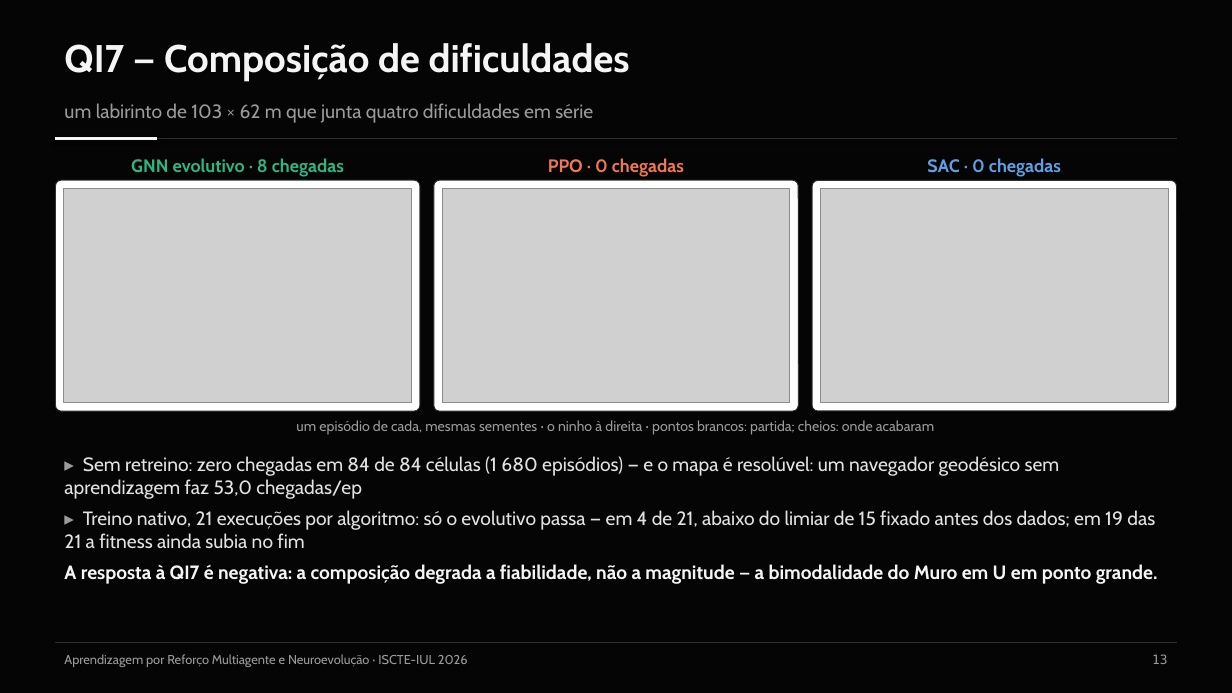
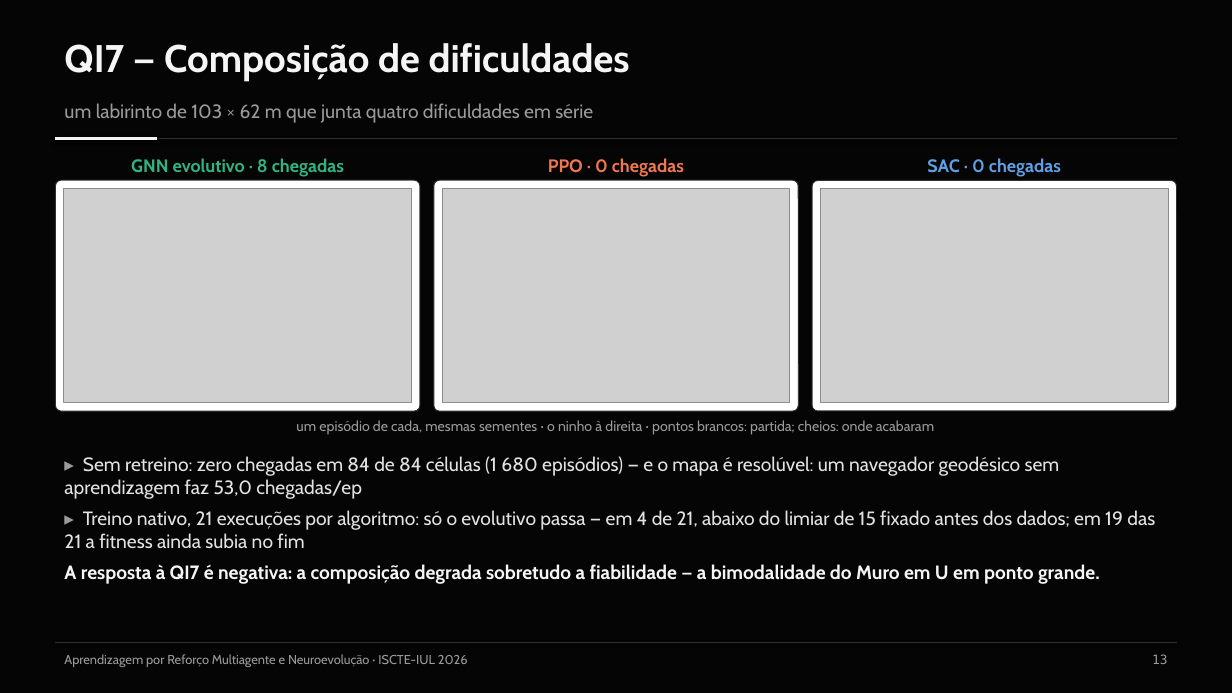
Before and after one commit to Pombo2001/swarm-robotics-tese, a slide deck: slide 14 of Defesa/slides_defesa.pptx. Drawn at 1232x693 pixels with LibreOffice and Linux fonts; fonts in the diff are those of the drawing; grey boxes stand for pictures. Boxes give left, top, right and bottom in pixels: in the first picture for what was removed or moved away, otherwise in the second. Text is boxed around its words. In the diff, an @@ line names an element or a change of style, - is before the commit and + after.

Commit message:
fix(tese,defesa): a tese deixa de afirmar o que o código e os dados não sustentam
Leitura integral «como júri», com cada ponto verificado no código, no git e
no PDF antes de corrigir.

- Observação: dizia-se «estritamente local» e «sem acesso ao estado
  global». O swarm_env_3d.py dá a cada agente a direção e a distância de
  TODOS os outros, sem raio nem oclusão. Local é só a perceção dos
  obstáculos. Corrigido em §3/§4/§5, com uma limitação nova em §7.3.
- QI2: «isola experimentalmente» representação e otimizador → não isola,
  porque o grafo só existe no evolutivo.
- QI5: «de 0 % para 100 %» não tem suporte. Na campanha de 28 jun
  (fitness antiga, recompensa nova, LiDAR 8 m), 3 das 12 execuções dos
  gargalos chegaram ao ninho no treino. Passa a «3/12 → 28/28», declarado
  como comparação entre campanhas (mudou também o σ; não houve avaliação
  determinística). O verificar_protocolo.py ganha a exceção do 12, com a
  fonte.
- QI7: «degrada a fiabilidade, não a magnitude» não tinha termo de
  comparação → «sobretudo a fiabilidade: quem resolve tem magnitudes
  parecidas entre si».
- Reprodutibilidade: o orçamento é em minutos, e o treino não é
  reproduzível bit a bit; a reavaliação é.
- «invalidar» → «invalidaria».
- Slides (QI5, simulador, QI7, conclusão), cábula e folhas de estudo
  acompanham; a cábula ganha 10 perguntas do júri simulado. O trabalho
  futuro «n.º 1» da atenção por gradiente é o n.º 2 da §7.5; e as
  páginas das Limitações (89–92) e do trabalho futuro (94) mudaram.

```diff
--- a/Defesa/slides_defesa.pptx
+++ b/Defesa/slides_defesa.pptx
@@ text at bbox=[64, 564, 1100, 584]: text changed @@
-A resposta à QI7 é negativa: a composição degrada a fiabilidade, não a magnitude — a bimodalidade do Muro em U em ponto grande.
+A resposta à QI7 é negativa: a composição degrada sobretudo a fiabilidade — a bimodalidade do Muro em U em ponto grande.
```
Also in this commit, not shown: 5 other slides changed, 10 other files.
